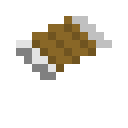
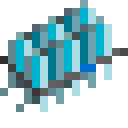
The second (128, 128) image is a revision of the first. Changes to its layers:
added group "cryocell" with 9 layers above "bullet" over <box>0,0,128,112</box>
added layer "Layer 10" in group "cryocell" over <box>80,64,96,72</box>
added layer "Layer 9" in group "cryocell" over <box>0,48,128,96</box>
added group "ammo" with 3 layers in group "cryocell" over <box>0,0,112,112</box>
added layer "Layer 9 copy 5" in group "ammo" over <box>16,16,112,112</box>
added layer "Layer 9 copy 4" in group "ammo" over <box>0,0,96,96</box>
hid group "arrow" (5 layers) over <box>16,8,120,80</box>
